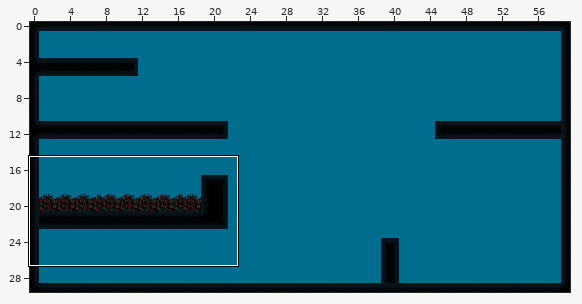
A Tiled map gets an edit: Output/Assets/Maps/Map1.tmx. The first picture is a wide view before the edit; the outline marks the close-up.
Close-up. Earlier state:
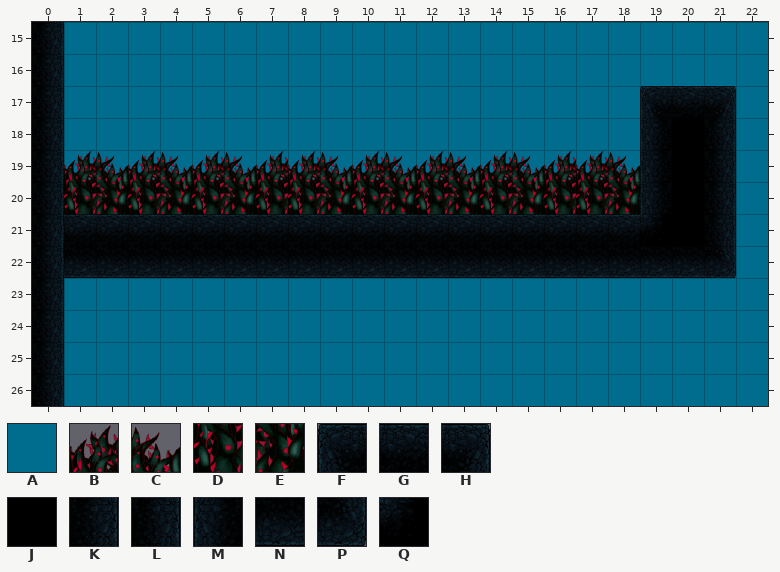
Cells are 64x64 px. Shown: x 0..22, y 15..26. The commit also changed other parts of the map, which this record leaves out.
Key: from "Fondo_cueva": A 1; from "spike3": B 0, C 1, D 2, E 3; from "tiles_cave": F 0, G 1, H 2, J 11, K 12, L 13, M 15, N 21, P 22, Q 25.
_ is an empty cell, # one hidden under a higher layer.
Layer "Background" before, first column x 0:
15 #AAAAAAAAAAAAAAAAAAAAAA
16 #AAAAAAAAAAAAAAAAAAAAAA
17 #AAAAAAAAAAAAAAAAAAA#AA
18 #AAAAAAAAAAAAAAAAAA###A
19 #AAAAAAAAAAAAAAAAAA###A
20 #A#A#A#AA#A#A#A#AA####A
21 ######################A
22 #####################AA
23 #AAAAAAAAAAAAAAAAAAAAAA
24 #AAAAAAAAAAAAAAAAAAAAAA
25 #AAAAAAAAAAAAAAAAAAAAAA
26 #AAAAAAAAAAAAAAAAAAAAAA
Layer "Platforms" before, first column x 0:
15 L______________________
16 L______________________
17 L__________________FGH_
18 L__________________MJK_
19 LBCBCBCBBCBCBCBCBBCMJK_
20 LDEDEDEDDEDEDEDEDDEMJK_
21 LGGGGGGGGGGGGGGGGGGQJK_
22 LNNNNNNNNNNNNNNNNNNNNP_
23 L______________________
24 L______________________
25 L______________________
26 L______________________
The same view after the edit:
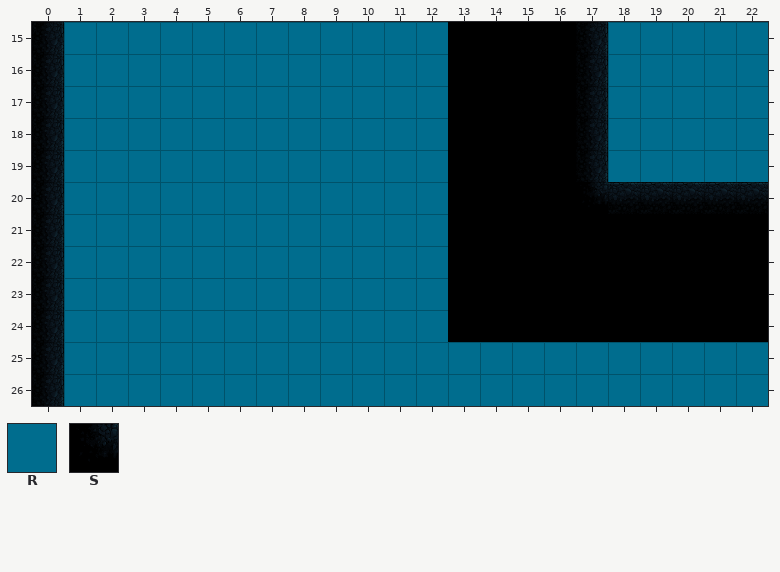
Further tiles: from "Fondo_cueva": R 31; from "tiles_cave": S 23.
The edit:
Layer "Background":
Tile A gives way to one hidden under a higher layer in rows 15 to 18 at x 13 and 17; in row 19 at x 13 and 15 to 17; in row 20 at x 14, 16 to 17 and 22; in rows 21 to 22 at x 22; in row 23 at x 13 to 14 and 17.
The author put tile R in row 17 at x 20; in row 18 at x 19 to 20; in row 19 at x 19.
Tile A becomes tile R in row 17 at x 19; in row 19 at x 18.
Layer "Platforms":
Tile E becomes tile G in row 20 at x 18.
Tile J becomes tile G in row 20 at x 20.
Tile K becomes tile G in row 20 at x 21.
Tile M becomes tile G in row 20 at x 19.
The author put tile G in row 20 at x 22.
Tile B becomes tile J in row 19 at x 14 and 16.
Tile C becomes tile J in row 19 at x 13 and 15.
Tile D becomes tile J in row 20 at x 14 and 16.
Tile E becomes tile J in row 20 at x 13 and 15.
Tile G becomes tile J in row 21 at x 13 to 18.
Tile K becomes tile J in row 21 at x 21.
Tile N becomes tile J in row 22 at x 13 to 20.
Tile P becomes tile J in row 22 at x 21.
Tile Q becomes tile J in row 21 at x 19.
The author put tile J in rows 15 to 18 at x 13 to 16; in rows 21 to 22 at x 22; in rows 23 to 24 at x 13 to 22.
Tile B becomes tile K in row 19 at x 17.
The author put tile K in rows 15 to 18 at x 17.
Tile D becomes tile S in row 20 at x 17.
Tile B is gone in row 19 at x 1, 3, 5, 7 to 8, 10 and 12.
Tile C is gone in row 19 at x 2, 4, 6, 9, 11 and 18.
Tile D is gone in row 20 at x 1, 3, 5, 7 to 8, 10 and 12.
Tile E is gone in row 20 at x 2, 4, 6, 9 and 11.
Tile F is gone in row 17 at x 19.
Tile G is gone in row 17 at x 20; in row 21 at x 1 to 12.
Tile H is gone in row 17 at x 21.
Tile J is gone in rows 18 to 19 at x 20.
Tile K is gone in rows 18 to 19 at x 21.
Tile M is gone in rows 18 to 19 at x 19.
Tile N is gone in row 22 at x 1 to 12.
Changed places in both close-ups, as pixel boxes (x1, y1, x2, y2):
changed: (64, 22, 768, 342)
